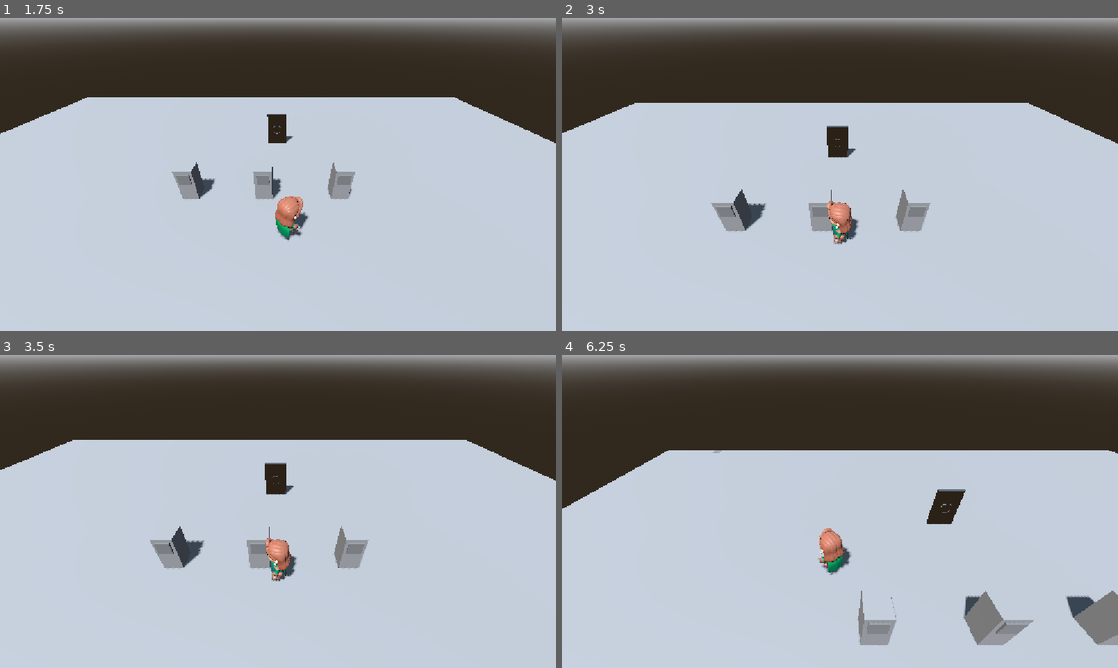
Above: before the commit, frames 1-4 (two rows, left to right).
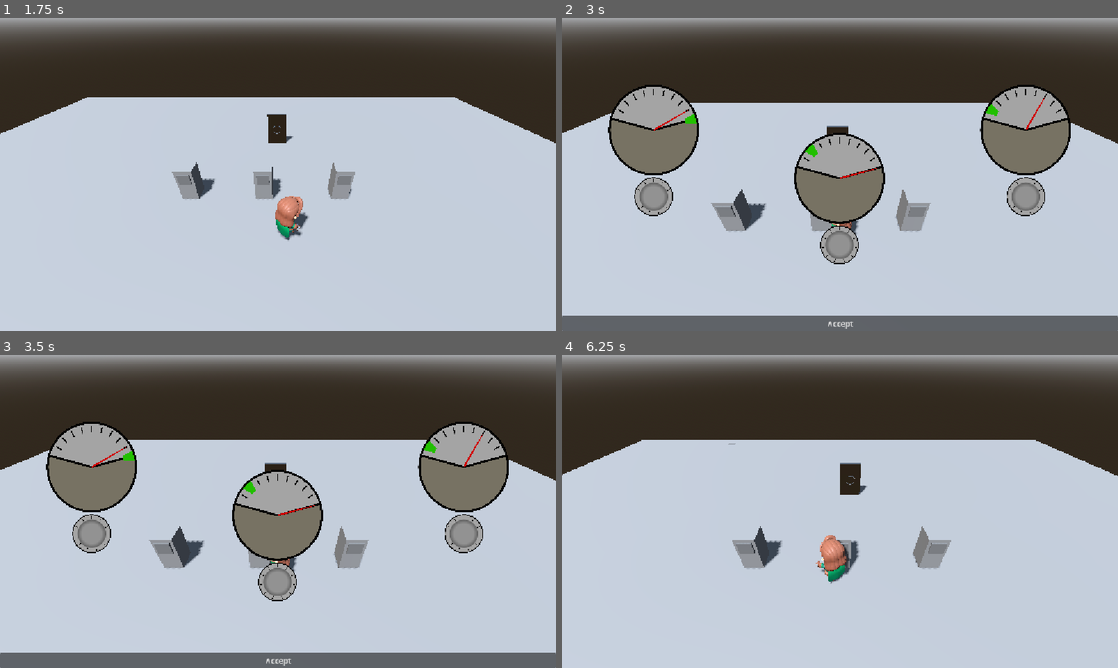
Above: after the commit, the same moments.

Repository: Game-Jam-Studio/Brackeys-Jam-2026.2
Game: Godot game, scene res://Levels/main_menu.tscn
The game is run twice, just before and just after one commit, with the same random seed, the same clock (stepped at 60 frames per second) and the same inputs.
Inputs (mouse positions are in pixels of both pictures, inside the frame that each line leads up to):
- Up to frame 1 (1.75 s): click "New Game" at 0.5 s; tap Enter at 1.25 s; move the mouse to (400, 158) at 1.27 s; hold E (interact) from 1.28 s (still down); click (400, 158) at 1.42 s
- Up to frame 2 (3 s): release E (interact) at 2 s; drag from (728, 190) to (812, 237) at 2.02 s; move the mouse to (895, 105) at 2.77 s; hold E (interact) from 2.78 s (still down)
- Up to frame 3 (3.5 s): keep holding E (interact)
- Up to frame 4 (6.25 s): release E (interact) at 3.5 s; click (840, 661) at 3.5 s, where only the run after the commit has a clickable "Accept"; drag from (812, 574) to (673, 464) at 4.27 s; move the mouse to (1006, 558) at 5.02 s; hold A 5.03-5.75 s; hold E (interact) 5.03-5.75 s; drag from (673, 464) to (756, 433) at 5.77 s

Frame 1 is identical in both runs. In frame 2, 18% of the frame differs, in the area x 0-100%, y 21-100%; in frame 3, 18%; in frame 4, 10%.

Commit message:
interactable repair stations!

Diff:
--- a/brackeys-jam-2026.2/Levels/rhythmMinigame.tscn
+++ b/brackeys-jam-2026.2/Levels/rhythmMinigame.tscn
@@ -1,15 +1,23 @@
 [gd_scene format=3 uid="uid://ccvsn7you7jn0"]
 
+[ext_resource type="Script" uid="uid://cs3nure02ep45" path="res://Scripts/Rhythm/rhythm_minigame.gd" id="1_irvol"]
 [ext_resource type="Script" uid="uid://d0hxdc2d14lat" path="res://Scripts/Rhythm/note_manager.gd" id="1_wdrkg"]
 [ext_resource type="PackedScene" uid="uid://kgm86s8gbmrx" path="res://Prefabs/Actors/notePrefab.tscn" id="2_4wcyy"]
 [ext_resource type="PackedScene" uid="uid://bfnqoc2u2w0hi" path="res://Prefabs/Actors/noteDestination.tscn" id="3_irvol"]
-[ext_resource type="Texture2D" uid="uid://d2kgxwg4udo06" path="res://JonathanJunk/A.png" id="4_h250t"]
-[ext_resource type="Texture2D" uid="uid://cc0mt5lqb66nd" path="res://JonathanJunk/S.png" id="5_6p81i"]
-[ext_resource type="Texture2D" uid="uid://ckgg778w3hm0b" path="res://JonathanJunk/D.png" id="6_htvd5"]
-[ext_resource type="Texture2D" uid="uid://ceiqi5iny7i7w" path="res://JonathanJunk/F.png" id="7_3p2b6"]
+[ext_resource type="Texture2D" uid="uid://bes1nmdmcooi4" path="res://Art/2D/Placeholder/A.png" id="5_irvol"]
+[ext_resource type="Texture2D" uid="uid://bmcu7rw8276xn" path="res://Art/2D/Placeholder/S.png" id="6_irvol"]
+[ext_resource type="Texture2D" uid="uid://boquoxdoxkkjd" path="res://Art/2D/Placeholder/D.png" id="7_h250t"]
 [ext_resource type="Script" uid="uid://cwh5x8inuut8g" path="res://JonathanJunk/open_terminal_button.gd" id="8_4wcyy"]
+[ext_resource type="Texture2D" uid="uid://cd8dj1lrnkyqh" path="res://Art/2D/Placeholder/F.png" id="8_6p81i"]
 
-[node name="Node2D" type="Node2D" unique_id=541058863]
+[node name="Control" type="Control" unique_id=917470935]
+layout_mode = 3
+anchors_preset = 15
+anchor_right = 1.0
+anchor_bottom = 1.0
+grow_horizontal = 2
+grow_vertical = 2
+script = ExtResource("1_irvol")
 
 [node name="NoteManager" type="Node" parent="." unique_id=645761098 node_paths=PackedStringArray("spawnTargets", "noteDestinations", "timer")]
 script = ExtResource("1_wdrkg")
@@ -40,33 +48,34 @@
 
 [node name="destination" parent="NoteDestinations" unique_id=1104253604 node_paths=PackedStringArray("noteManager") instance=ExtResource("3_irvol")]
 position = Vector2(200, 550)
-noteTexture = ExtResource("4_h250t")
+noteTexture = ExtResource("5_irvol")
 normalColor = Color(1, 1, 1, 0.5058824)
 noteManager = NodePath("../../NoteManager")
 
 [node name="destination2" parent="NoteDestinations" unique_id=611207214 node_paths=PackedStringArray("noteManager") instance=ExtResource("3_irvol")]
 position = Vector2(400, 550)
 key = 83
-noteTexture = ExtResource("5_6p81i")
+noteTexture = ExtResource("6_irvol")
 normalColor = Color(1, 1, 1, 0.5058824)
 noteManager = NodePath("../../NoteManager")
 
 [node name="destination3" parent="NoteDestinations" unique_id=2023369719 node_paths=PackedStringArray("noteManager") instance=ExtResource("3_irvol")]
 position = Vector2(600, 550)
 key = 68
-noteTexture = ExtResource("6_htvd5")
+noteTexture = ExtResource("7_h250t")
 normalColor = Color(1, 1, 1, 0.5058824)
 noteManager = NodePath("../../NoteManager")
 
 [node name="destination4" parent="NoteDestinations" unique_id=171437335 node_paths=PackedStringArray("noteManager") instance=ExtResource("3_irvol")]
 position = Vector2(800, 550)
 key = 70
-noteTexture = ExtResource("7_3p2b6")
+noteTexture = ExtResource("8_6p81i")
 normalColor = Color(1, 1, 1, 0.5058824)
 noteManager = NodePath("../../NoteManager")
 
 [node name="Camera2D" type="Camera2D" parent="." unique_id=1558556078]
 position = Vector2(576, 326)
+enabled = false
 limit_left = 0
 limit_top = 0
 limit_right = 1152
--- a/brackeys-jam-2026.2/Prefabs/Actors/noteDestination.tscn
+++ b/brackeys-jam-2026.2/Prefabs/Actors/noteDestination.tscn
@@ -1,7 +1,7 @@
 [gd_scene format=3 uid="uid://bfnqoc2u2w0hi"]
 
 [ext_resource type="Script" uid="uid://dpce3no4c1l5s" path="res://Scripts/Rhythm/note_destination.gd" id="1_8od7r"]
-[ext_resource type="Texture2D" uid="uid://d2kgxwg4udo06" path="res://JonathanJunk/A.png" id="2_mtlwo"]
+[ext_resource type="Texture2D" uid="uid://bes1nmdmcooi4" path="res://Art/2D/Placeholder/A.png" id="2_8od7r"]
 
 [sub_resource type="RectangleShape2D" id="RectangleShape2D_03pib"]
 
@@ -25,6 +25,7 @@
 [node name="Sprite2D" type="Sprite2D" parent="." unique_id=1245203376]
 modulate = Color(1, 1, 1, 0.42745098)
 position = Vector2(0, -92)
-texture = ExtResource("2_mtlwo")
+scale = Vector2(0.8, 0.8)
+texture = ExtResource("2_8od7r")
 
 [connection signal="area_entered" from="ErrorArea2D" to="." method="_on_error_area_2d_area_entered"]
--- a/brackeys-jam-2026.2/Prefabs/Actors/notePrefab.tscn
+++ b/brackeys-jam-2026.2/Prefabs/Actors/notePrefab.tscn
@@ -1,20 +1,22 @@
 [gd_scene format=3 uid="uid://kgm86s8gbmrx"]
 
 [ext_resource type="Script" uid="uid://dxv86c0pnj0fb" path="res://Scripts/Rhythm/note.gd" id="1_rd4ew"]
-[ext_resource type="Texture2D" uid="uid://d2kgxwg4udo06" path="res://JonathanJunk/A.png" id="2_4dpm3"]
-[ext_resource type="Texture2D" uid="uid://cc0mt5lqb66nd" path="res://JonathanJunk/S.png" id="3_owrj4"]
-[ext_resource type="Texture2D" uid="uid://ckgg778w3hm0b" path="res://JonathanJunk/D.png" id="4_vjp7y"]
-[ext_resource type="Texture2D" uid="uid://ceiqi5iny7i7w" path="res://JonathanJunk/F.png" id="5_h1h78"]
+[ext_resource type="Texture2D" uid="uid://bmcu7rw8276xn" path="res://Art/2D/Placeholder/S.png" id="3_rd4ew"]
+[ext_resource type="Texture2D" uid="uid://boquoxdoxkkjd" path="res://Art/2D/Placeholder/D.png" id="4_4dpm3"]
+[ext_resource type="Texture2D" uid="uid://cd8dj1lrnkyqh" path="res://Art/2D/Placeholder/F.png" id="5_owrj4"]
+[ext_resource type="Texture2D" uid="uid://bes1nmdmcooi4" path="res://Art/2D/Placeholder/A.png" id="6_4dpm3"]
 
 [sub_resource type="RectangleShape2D" id="RectangleShape2D_03pib"]
 
 [node name="Note" type="Node2D" unique_id=1536908028]
+scale = Vector2(0.8, 0.8)
 script = ExtResource("1_rd4ew")
-noteTextures = Array[Texture2D]([ExtResource("2_4dpm3"), ExtResource("3_owrj4"), ExtResource("4_vjp7y"), ExtResource("5_h1h78")])
+noteTextures = Array[Texture2D]([ExtResource("6_4dpm3"), ExtResource("3_rd4ew"), ExtResource("4_4dpm3"), ExtResource("5_owrj4")])
 speed = 300.0
 
 [node name="Sprite2D" type="Sprite2D" parent="." unique_id=751132802]
-texture = ExtResource("2_4dpm3")
+scale = Vector2(0.8, 0.8)
+texture = ExtResource("6_4dpm3")
 
 [node name="Area2D" type="Area2D" parent="." unique_id=359388060]
 
--- a/brackeys-jam-2026.2/Prefabs/Actors/repair_station.tscn
+++ b/brackeys-jam-2026.2/Prefabs/Actors/repair_station.tscn
@@ -37,3 +37,5 @@
 [node name="CollisionShape3D" type="CollisionShape3D" parent="RepairTrigger" unique_id=202934905]
 transform = Transform3D(1, 0, 0, 0, 1, 0, 0, 0, 1, 0, 0, 0.5053085)
 shape = SubResource("SphereShape3D_nlb7l")
+
+[node name="InteractionPrompt" type="Label3D" parent="." unique_id=1103280025]
--- a/brackeys-jam-2026.2/Scripts/Common/repair_station.gd
+++ b/brackeys-jam-2026.2/Scripts/Common/repair_station.gd
@@ -1,11 +1,30 @@
-extends StaticBody3D
+class_name RepairStation
+extends Node3D
+
+@export_enum("Pressure", "Steam", "Rhythm") var system_id: String = "Pressure":
+	set(value):
+		system_id = value
+		if is_node_ready() and repair_trigger:
+			repair_trigger.system_id = value
+
+@export var is_broken: bool = false:
+	set(value):
+		is_broken = value
+		if is_node_ready() and repair_trigger:
+			repair_trigger.is_broken = value
+
+@export var camera_focus_point: Node3D:
+	set(value):
+		camera_focus_point = value
+		if is_node_ready() and repair_trigger:
+			repair_trigger.camera_focus_point = value
+
+@onready var repair_trigger: RepairTrigger = $RepairTrigger
 
 
-# Called when the node enters the scene tree for the first time.
 func _ready() -> void:
-	pass # Replace with function body.
-
-
-# Called every frame. 'delta' is the elapsed time since the previous frame.
-func _process(delta: float) -> void:
-	pass
+	# Push initial Inspector values down to the inner trigger
+	if repair_trigger:
+		repair_trigger.system_id = system_id
+		repair_trigger.is_broken = is_broken
+		repair_trigger.camera_focus_point = camera_focus_point
--- a/brackeys-jam-2026.2/Scripts/Rhythm/note_destination.gd
+++ b/brackeys-jam-2026.2/Scripts/Rhythm/note_destination.gd
@@ -5,7 +5,9 @@
 @export var errorColor: Color = Color.RED
 @export var successColor: Color = Color.GREEN
 @export var normalColor: Color = Color.WHITE
-@export var noteManager: Node
+@export var noteManager: NoteManager
+
+signal minigame_completed(success: bool)
 
 # Called when the node enters the scene tree for the first time.
 func _ready() -> void:
--- a/brackeys-jam-2026.2/Scripts/Rhythm/note_manager.gd
+++ b/brackeys-jam-2026.2/Scripts/Rhythm/note_manager.gd
@@ -1,4 +1,8 @@
+class_name NoteManager
 extends Node
+
+# Emitted on outcome so the caller can return the camera and call end_repair() on the trigger.
+signal minigame_completed(success: bool)
 
 @export var noteObjectToSpawn: PackedScene
 @export var spawnTargets: Array[Node2D]
@@ -8,6 +12,9 @@
 
 var currNoteSpawned = 0
 var errorCount = 0
+
+# Error limit to pass the repair
+@export var max_allowed_errors: int = 2
 
 # Called when the node enters the scene tree for the first time.
 func _ready() -> void:
@@ -27,9 +34,15 @@
 	if currNoteSpawned == len(spawnTimes):
 		timer.stop()
 
+		# Allow the final note to reach the destination line
+		await get_tree().create_timer(2.0).timeout
+
+		# Emit outcome to level manager
+		var success: bool = errorCount <= max_allowed_errors
+		minigame_completed.emit(success)
 		#WARNING this will print at the time the last note spawns so more errors
 		# could still come and this is just a placeholder
-		print("error count: " + str(errorCount))
+		#print("error count: " + str(errorCount))
 		return
 	timer.start(spawnTimes[currNoteSpawned])
 
--- /dev/null
+++ b/brackeys-jam-2026.2/Scripts/Rhythm/rhythm_minigame.gd
@@ -0,0 +1,17 @@
+class_name RhythmMinigame
+extends Control
+
+# Emitted on outcome so the caller can return the camera and call end_repair() on the trigger.
+signal minigame_completed(success: bool)
+
+@onready var note_manager: NoteManager = $NoteManager
+
+
+func _ready() -> void:
+	if note_manager:
+		note_manager.minigame_completed.connect(_on_note_manager_completed)
+
+
+func _on_note_manager_completed(success: bool) -> void:
+	minigame_completed.emit(success)
+	queue_free()
--- a/brackeys-jam-2026.2/Taylor/level.gd
+++ b/brackeys-jam-2026.2/Taylor/level.gd
@@ -12,12 +12,14 @@
 
 var click_indicator: MeshInstance3D = null
 var is_mouse_held: bool = false
+var is_repair_active: bool = false
 
 
 func _ready() -> void:
-	# Connect to all repair stations currently registered in the group
+	# Connect to all repair stations currently registered in the group without duplicating connections
 	for trigger: RepairTrigger in get_tree().get_nodes_in_group("repair_triggers"):
-		trigger.launch_minigame_requested.connect(_on_repair_requested)
+		if not trigger.launch_minigame_requested.is_connected(_on_repair_requested):
+			trigger.launch_minigame_requested.connect(_on_repair_requested)
 
 	if click_indicator_scene:
 		var instance := click_indicator_scene.instantiate()
@@ -25,8 +27,14 @@
 		if click_indicator:
 			add_child(click_indicator)
 
+
 # Orchestrates the repair interaction
 func _on_repair_requested(system_id: String, trigger: RepairTrigger) -> void:
+	# Guard against duplicate emissions while a minigame/transition is in progress
+	if is_repair_active:
+		return
+	is_repair_active = true
+
 	# 1. Lock player physics and interaction inputs
 	if player:
 		player.set_physics_process(false)
@@ -48,6 +56,7 @@
 
 	if not game_instance:
 		_restore_control(trigger)
+		is_repair_active = false
 		return
 
 	ui_layer.add_child(game_instance)
@@ -59,7 +68,8 @@
 	trigger.end_repair(success)
 
 	# 6. Reset camera and restore player control
-	_restore_control(trigger)
+	await _restore_control(trigger)
+	is_repair_active = false
 
 
 func _restore_control(trigger: RepairTrigger) -> void:
--- a/brackeys-jam-2026.2/Taylor/tmerrill_test_scene.tscn
+++ b/brackeys-jam-2026.2/Taylor/tmerrill_test_scene.tscn
@@ -66,13 +66,18 @@
 [node name="PauseMenu" parent="UI" unique_id=1764100914 instance=ExtResource("4_v63jj")]
 
 [node name="StaticBody3D" parent="." unique_id=1990939064 instance=ExtResource("5_ux0hy")]
-transform = Transform3D(-1, 0, 8.742278e-08, 0, 1, 0, -8.742278e-08, 0, -1, 4.2422423, 0.91858387, 5.695434)
+transform = Transform3D(-1, 0, 8.742278e-08, 0, 1, 0, -8.742278e-08, 0, -1, 4.2427278, 0.91858387, 5.695434)
+is_broken = true
 
 [node name="StaticBody3D2" parent="." unique_id=1560707899 instance=ExtResource("5_ux0hy")]
 transform = Transform3D(-1, 0, 8.742278e-08, 0, 1, 0, -8.742278e-08, 0, -1, -0.13335466, 0.91858387, 5.6954336)
+system_id = "Steam"
+is_broken = true
 
 [node name="StaticBody3D3" parent="." unique_id=252793024 instance=ExtResource("5_ux0hy")]
 transform = Transform3D(-1, 0, 8.742278e-08, 0, 1, 0, -8.742278e-08, 0, -1, -4.629835, 0.91858387, 5.695433)
+system_id = "Rhythm"
+is_broken = true
 
 [node name="Door" parent="." unique_id=490510366 instance=ExtResource("6_68oas")]
 transform = Transform3D(-1, 0, -8.742278e-08, 0, 1, 0, 8.742278e-08, 0, -1, -1.6211911, 1.168581, 12.169495)
--- a/brackeys-jam-2026.2/Van/Scripts/steam_hacking_game.gd
+++ b/brackeys-jam-2026.2/Van/Scripts/steam_hacking_game.gd
@@ -4,6 +4,9 @@
 @onready var dial_3: TextureRect = %Dial3
 const UI_ACCEPT = preload("uid://ci0u00xywksjx")
 const UI_ERROR = preload("uid://44cjuy6hy1ge")
+
+# Emitted on outcome so the caller can return the camera and call end_repair() on the trigger.
+signal minigame_completed(success: bool)
 
 var gauge1_value: float
 var gauge2_value: float
@@ -50,7 +53,7 @@
 		$"Conditions/Success".visible = true
 		$Menu.visible = false
 		%UIRoot.visible = false
-	#Win signal goes here
+		minigame_completed.emit(true)
 		print("YOU WIN!")
 		$AudioStreamPlayer.stream = UI_ACCEPT
 		$AudioStreamPlayer.play()
@@ -63,7 +66,7 @@
 		dial_1.freeze = true
 		dial_2.freeze = true
 		dial_3.freeze = true
-	#Lose signal goes here
+		minigame_completed.emit(false)
 		print("YOU LOSE!")
 		$AudioStreamPlayer.stream = UI_ERROR
 		$AudioStreamPlayer.play()
Binary file added: brackeys-jam-2026.2/Art/2D/Placeholder/A.png
Not shown, added: brackeys-jam-2026.2/Art/2D/Placeholder/A.png.import
Binary file added: brackeys-jam-2026.2/Art/2D/Placeholder/D.png
Not shown, added: brackeys-jam-2026.2/Art/2D/Placeholder/D.png.import
Binary file added: brackeys-jam-2026.2/Art/2D/Placeholder/E.png
Not shown, added: brackeys-jam-2026.2/Art/2D/Placeholder/E.png.import
Binary file added: brackeys-jam-2026.2/Art/2D/Placeholder/F.png
Not shown, added: brackeys-jam-2026.2/Art/2D/Placeholder/F.png.import
Binary file added: brackeys-jam-2026.2/Art/2D/Placeholder/S.png
Not shown, added: brackeys-jam-2026.2/Art/2D/Placeholder/S.png.import
Not shown, added: brackeys-jam-2026.2/Scripts/Rhythm/rhythm_minigame.gd.uid
